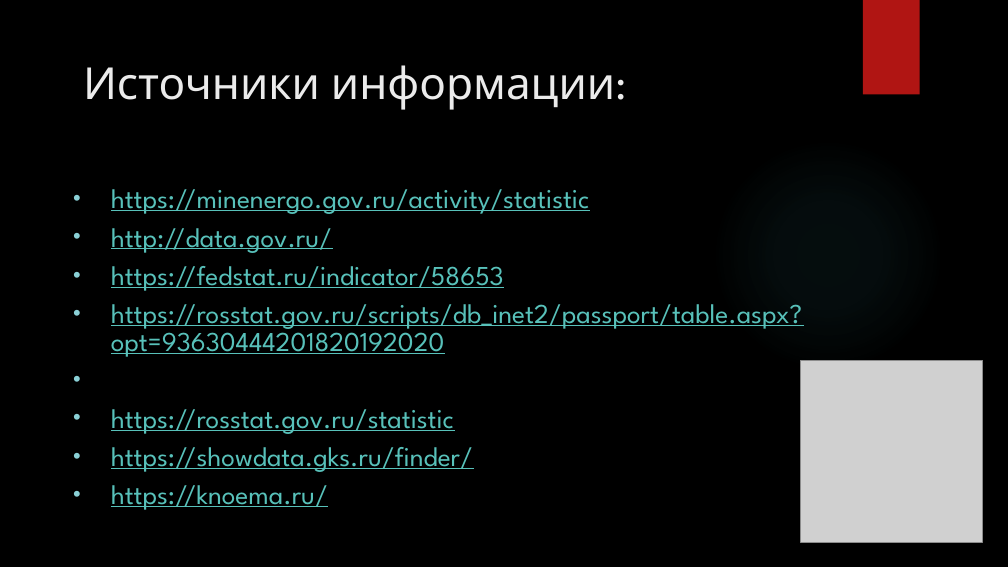
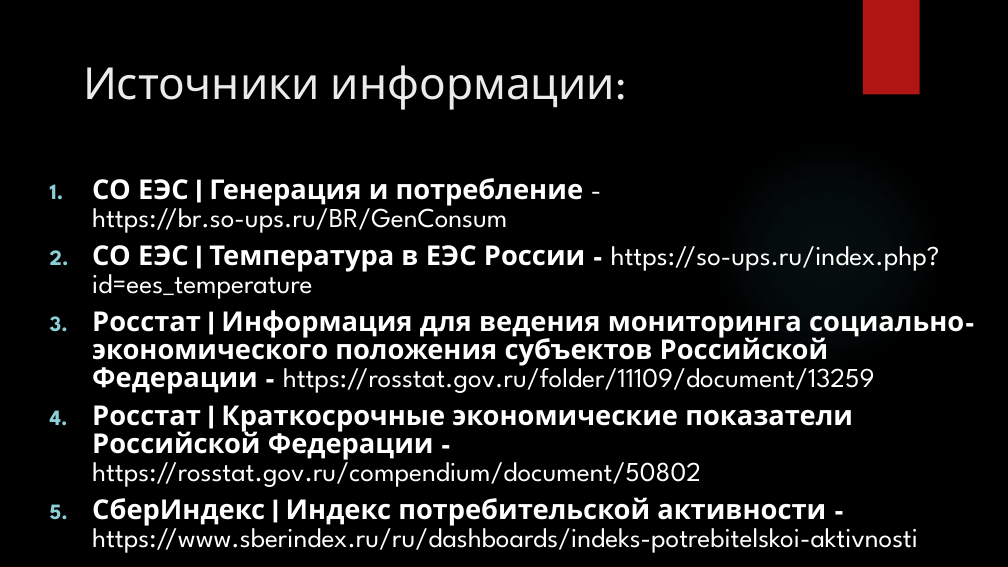
Before and after one commit to dsfnag/dst-off_final, a slide deck: slide 2 of DST-OFF-draft_MINENERGO.pptx. Drawn at 1008x567 pixels with LibreOffice and Linux fonts; fonts in the diff are those of the drawing; grey boxes stand for pictures; background and template pictures are left out. Boxes give left, top, right and bottom in pixels: in the first picture for what was removed or moved away, otherwise in the second. Text is boxed around its words. In the diff, an @@ line names an element or a change of style, - is before the commit and + after.

```diff
--- a/DST-OFF-draft_MINENERGO.pptx
+++ b/DST-OFF-draft_MINENERGO.pptx
@@ text at box(92, 178, 964, 553): text changed; text colour #58C1BA to #FFFFFF; bold on @@
-• https://minenergo.gov.ru/activity/statistic
-• http://data.gov.ru/
-• https://fedstat.ru/indicator/58653
-• https://rosstat.gov.ru/scripts/db_inet2/passport/table.aspx?opt=93630444201820192020
-• https://rosstat.gov.ru/storage/mediabank/munst.html
-• https://rosstat.gov.ru/statistic
-• https://showdata.gks.ru/finder/
-• https://knoema.ru/
+1. СО ЕЭС | Генерация и потребление - https://br.so-ups.ru/BR/GenConsum
+2. СО ЕЭС | Температура в ЕЭС России - https://so-ups.ru/index.php?id=ees_temperature
+3. Росстат | Информация для ведения мониторинга социально-экономического положения субъектов Российской Федерации - https://rosstat.gov.ru/folder/11109/document/13259
+4. Росстат | Краткосрочные экономические показатели Российской Федерации - https://rosstat.gov.ru/compendium/document/50802
+5. СберИндекс | Индекс потребительской активности - https://www.sberindex.ru/ru/dashboards/indeks-potrebitelskoi-aktivnosti
@@ picture removed at box(801, 360, 983, 542) @@
```
Also in this commit, not shown: 1 other slide changed, 2 slides added, 2 slides removed, 1 other file.
